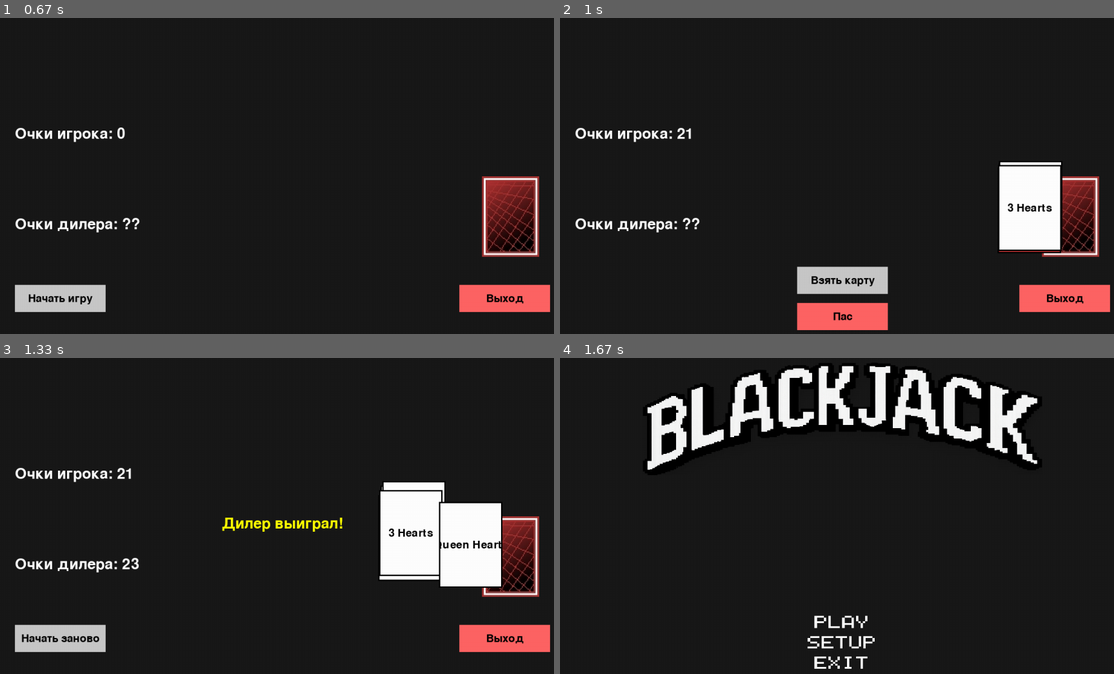
Above: before the commit, frames 1-4 (two rows, left to right).
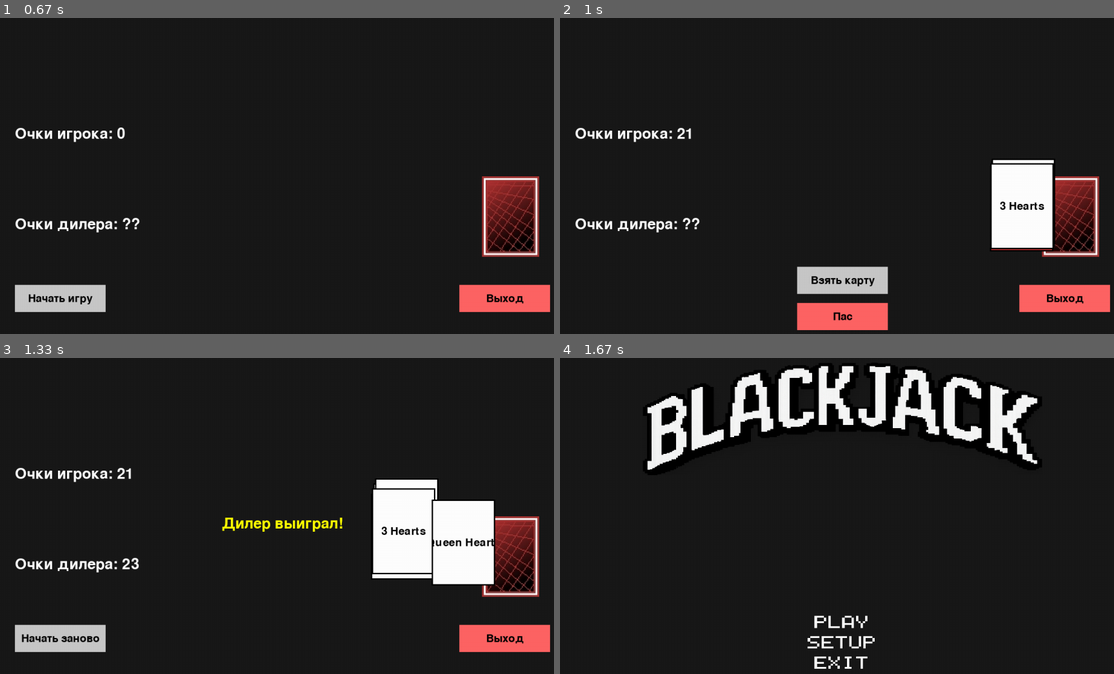
Above: after the commit, the same moments.

Repository: sureock/Pygame-Blackjack
Game: pygame game, started from blackjack/screen.py
Same seed, same stepped clock (60 frames per second), same inputs: the game is played once before the commit and once after it.
Inputs (mouse positions are in pixels of both pictures, inside the frame that each line leads up to):
- Up to frame 1 (0.67 s): click "PLAY" at 0.38 s
- Up to frame 2 (1 s): click "Начать игру" at 0.73 s
- Up to frame 3 (1.33 s): click "Пас" at 1.07 s
- Up to frame 4 (1.67 s): click (1053, 629) at 1.4 s

Frame 1 is identical in both runs. In frame 2, 1.4% of the frame differs, in the area x 77-91%, y 44-75%; in frame 3, 2.1%, in the area x 67-91%, y 38-73%; in frame 4, nothing differs.

Commit message:
Created one class for all 'text'

Diff:
--- a/blackjack/menu.py
+++ b/blackjack/menu.py
@@ -1,79 +1,115 @@
 import pygame
 
 fps = 24
-white = (255,255,255)
-gray = (25,25,25)
+white = (255, 255, 255)
+gray = (25, 25, 25)
 
 
 def start():
-    button_surface = pygame.Surface((0,0))
+
+    button_surface = pygame.Surface((0, 0))
     screen = pygame.display.set_mode((0, 0), pygame.FULLSCREEN)
     width, height = screen.get_size()
-    width_relative = width/1000
-    height_relative = height/750
+    width_relative = width / 1000
+    height_relative = height / 750
     pygame.font.match_font('font.otf')
     font = pygame.font.Font('font.otf', 20)
-    clock = pygame.time.Clock()
 
-    text_name = pygame.image.load('logo.png').convert_alpha()
-    text_name_width, text_name_height = text_name.get_size()
-    scale_text_name = pygame.transform.scale(text_name,(text_name_width*width_relative//2,text_name_height*height_relative//2))
-    text_rect = scale_text_name.get_rect()
-    text_rect.topleft = ((width - text_name_width*width_relative//2)//2,20)
+    def get_relative_width(x):
+        return x * width_relative
 
-    text_3 = font.render("EXIT",True,white)
-    text_3_width, text_3_height = text_3.get_size()
-    scale_text_3 = pygame.transform.scale(text_3,(text_3_width*width_relative,text_3_height*height_relative))
-    text_3_rect = scale_text_3.get_rect()
-    text_3_rect.topleft =((width-text_3_width*width_relative)//2,(height-(text_3_height+10)*height_relative))
-    button_3_rect = pygame.Rect((width-text_3_width*width_relative)//2,(height-(text_3_height+10)*height_relative),
-                                text_3_width*width_relative,text_3_height*height_relative)
+    def get_relative_height(x):
+        return x * height_relative
 
-    text_2 = font.render("SETUP",True,white)
-    text_2_width, text_2_height = text_2.get_size()
-    scale_text_2 = pygame.transform.scale(text_2,(text_2_width*width_relative,text_2_height*height_relative))
-    text_2_rect = text_2.get_rect()
-    text_2_rect.topleft =((width-text_2_width*width_relative)//2,(height-(text_3_height+10+text_2_height+5)*height_relative))
-    button_2_rect = pygame.Rect((width-text_2_width*width_relative)//2,(height-(text_3_height+10+text_2_height+5)*height_relative),
-                                text_2_width*width_relative,text_2_height*height_relative)
+    def scale(x, y):
+        return pygame.transform.scale(x, y)
 
-    text_1 = font.render("PLAY",True,white)
-    text_1_width, text_1_height = text_1.get_size()
-    scale_text_1 = pygame.transform.scale(text_1,(text_1_width*width_relative,text_1_height*height_relative))
-    text_1_rect = scale_text_1.get_rect()
-    text_1_rect.topleft =((width-text_1_width*width_relative)//2,(height-(text_3_height+10+text_2_height+5+text_1_height+5)*height_relative))
-    button_1_rect = pygame.Rect((width-text_1_width*width_relative)//2,height-((text_3_height+10+text_2_height+5+text_1_height+5)*height_relative),
-                                text_1_width*width_relative,text_1_height*height_relative)
+    class Text:
+        def __init__(self, text, logo=False):
+            self.text = text
+            self.text_width = text.get_size()[0]
+            self.text_height = text.get_size()[1]
+
+            if logo:
+                self.text_width = self.text_width // 2
+                self.text_height = self.text_height // 2
+
+            self.text_scale = scale(text,
+                                    (get_relative_width(self.text_width),
+                                     get_relative_height(self.text_height)
+                                     ))
+            self.text_rect = self.text_scale.get_rect()
+            self.topleft_param = ((
+                width - get_relative_width(self.text_width)) // 2,
+                                  20)
+            self.text_rect.topleft = self.topleft_param
+
+            self.button_rect = pygame.Rect(self.topleft_param[0],
+                                           self.topleft_param[1],
+                                           get_relative_width(
+                                               self.text_width),
+                                           get_relative_height(
+                                               self.text_height))
+
+        def resize(self, new_param):
+            self.resize_param = new_param
+
+            self.topleft_param = ((
+                width - get_relative_width(self.text_width)) // 2,
+                                  height - get_relative_height(new_param))
+
+            self.text_rect.topleft = self.topleft_param
+
+            self.button_rect = pygame.Rect(self.topleft_param[0],
+                                           self.topleft_param[1],
+                                           get_relative_width(
+                                               self.text_width),
+                                           get_relative_height(
+                                               self.text_height))
+
+    text_name = Text(pygame.image.load('logo.png').convert_alpha(), True)
+
+    text_3 = Text(font.render("EXIT", True, white))
+    text_3.resize(text_3.text_height + 10)
+
+    text_2 = Text(font.render("SETUP", True, white))
+    text_2.resize(text_3.resize_param + text_2.text_height + 5)
+
+    text_1 = Text(font.render("PLAY", True, white))
+    text_1.resize(text_2.resize_param + text_1.text_height + 5)
 
     running = True
     while running:
-        dt = clock.tick(fps)/1000
 
         for event in pygame.event.get():
             if event.type == pygame.QUIT:
                 running = False
 
             if event.type == pygame.MOUSEBUTTONDOWN and event.button == 1:
-                if button_1_rect.collidepoint(event.pos):
+                if text_1.button_rect.collidepoint(event.pos):
                     play = True
                     running = False
                     setup = False
-                if button_2_rect.collidepoint(event.pos):
+                if text_2.button_rect.collidepoint(event.pos):
                     setup = True
                     running = False
                     play = False
-                if button_3_rect.collidepoint(event.pos):
+                if text_3.button_rect.collidepoint(event.pos):
                     running = False
                     setup = False
                     play = False
 
         screen.fill(gray)
-        screen.blit(scale_text_name, text_rect)
-        screen.blit(button_surface,(button_1_rect.x, button_1_rect.y))
-        screen.blit(button_surface,(button_2_rect.x, button_2_rect.y))
-        screen.blit(button_surface,(button_3_rect.x, button_3_rect.y))
-        screen.blit(scale_text_1,text_1_rect)
-        screen.blit(scale_text_2,text_2_rect)
-        screen.blit(scale_text_3,text_3_rect)
+        screen.blit(text_name.text_scale, text_name.text_rect)
+        screen.blit(button_surface,
+                    (text_1.button_rect.x, text_1.button_rect.y))
+        screen.blit(button_surface,
+                    (text_2.button_rect.x, text_2.button_rect.y))
+        screen.blit(button_surface,
+                    (text_3.button_rect.x, text_3.button_rect.y))
+        screen.blit(text_1.text_scale, text_1.text_rect)
+        screen.blit(text_2.text_scale, text_2.text_rect)
+        screen.blit(text_3.text_scale, text_3.text_rect)
         pygame.display.update()
-    return(running,setup,play)
+
+    return (running, setup, play)
